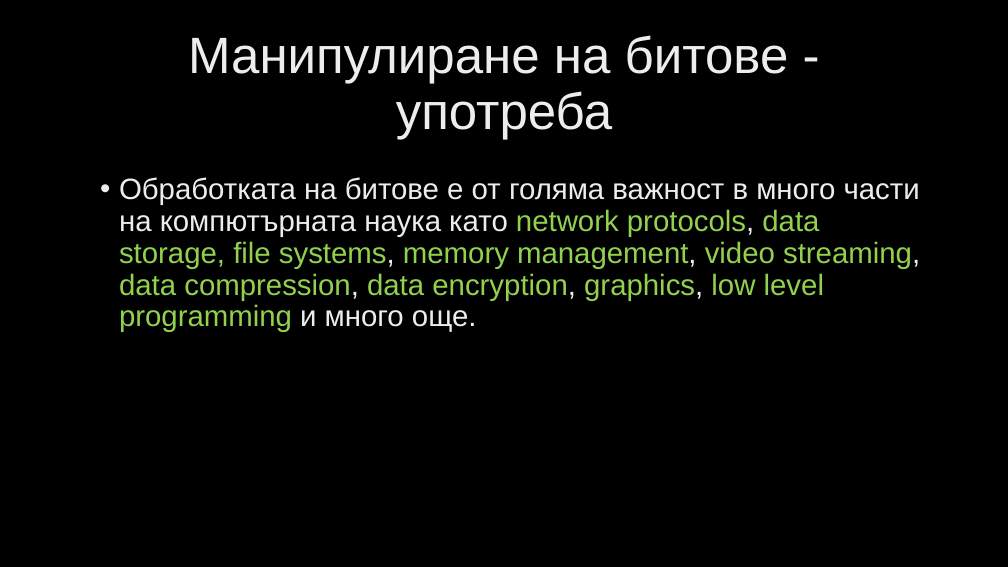
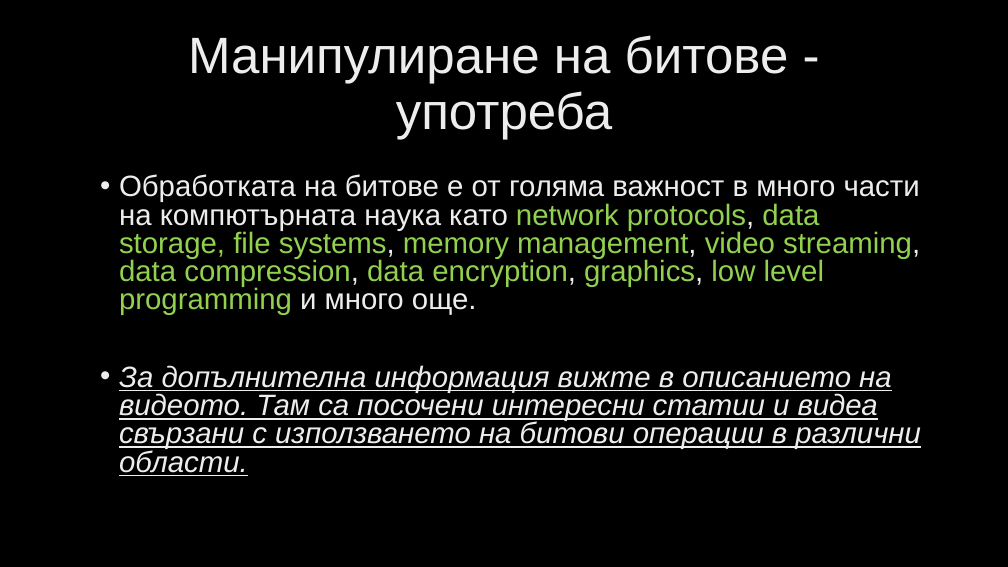
Before and after one commit to velizar92/CSharp-Programming-Presentations, a slide deck: slide 100 of C# Intermediate.pptx (slide 94 before the commit). Drawn at 1008x567 pixels with LibreOffice and Linux fonts; fonts in the diff are those of the drawing; background and template pictures are left out. Boxes give left, top, right and bottom in pixels: in the first picture for what was removed or moved away, otherwise in the second. Text is boxed around its words. In the diff, an @@ line names an element or a change of style, - is before the commit and + after.

Commit message:
Final data added to C# Intermediate

```diff
--- a/C# Intermediate.pptx
+++ b/C# Intermediate.pptx
@@ text at [119,174,920,315]: line spacing 0.9 to 0.8 @@
@@ text at [119,365,921,476]: paragraph added @@
+• За допълнителна информация вижте в описанието на видеото. Там са посочени интересни статии и видеа свързани с използването на битови операции в различни области.
```
Also in this commit, not shown: 2 other slides changed, 6 slides added.
